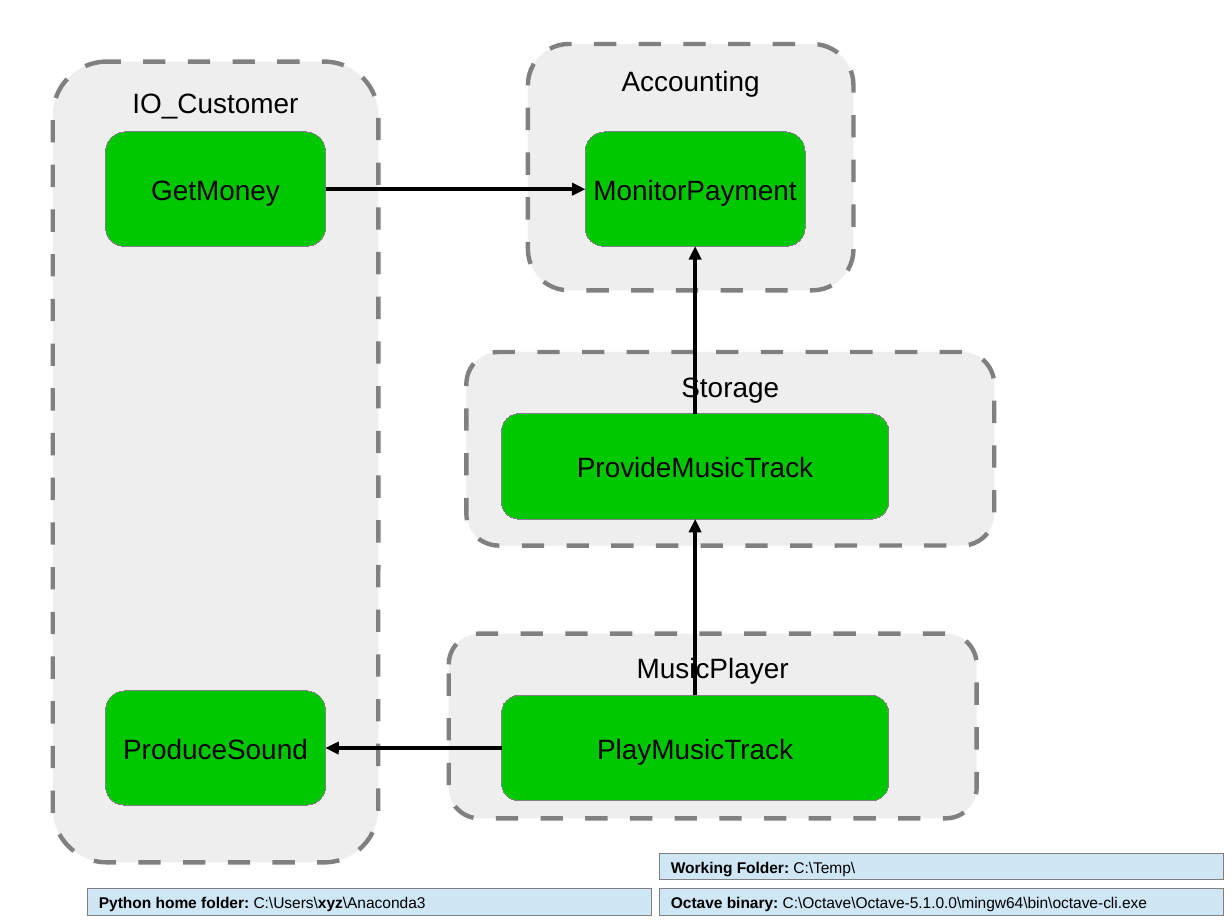
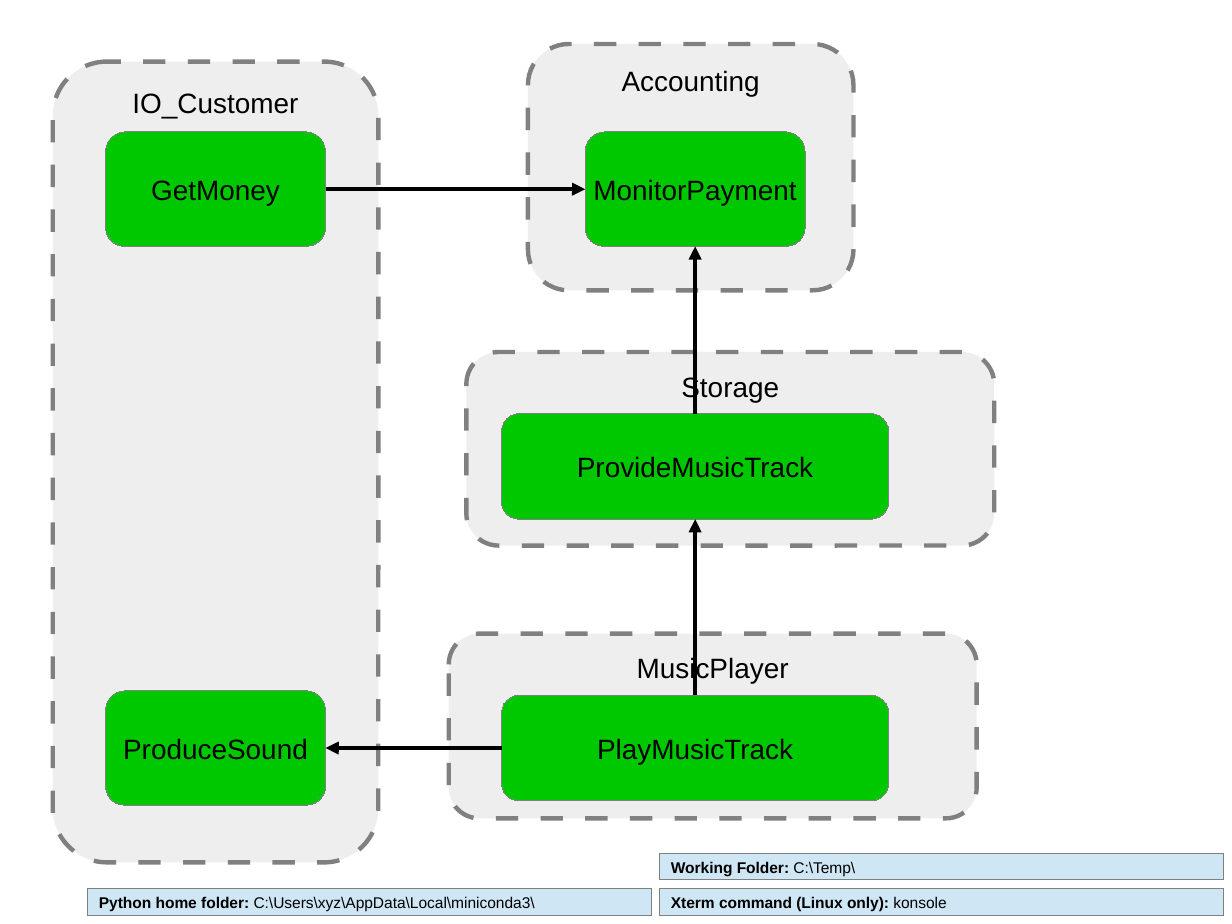
Before and after one commit to GfSE/fas4sysmlv2, a slide deck: slide 3 of src/io/usecase-activity-editor/fas_frontend.odp. Drawn at 1232x924 pixels with LibreOffice and Linux fonts; fonts in the diff are those of the drawing. Boxes give left, top, right and bottom in pixels: in the first picture for what was removed or moved away, otherwise in the second. Text is boxed around its words. In the diff, an @@ line names an element or a change of style, - is before the commit and + after.

Commit message:
Python replacement for remaining parts of the GNU Octave implementation

```diff
--- a/src/io/usecase-activity-editor/fas_frontend.odp
+++ b/src/io/usecase-activity-editor/fas_frontend.odp
@@ text in rectangle at [99,896,535,911]: text changed; bold off @@
-Python home folder: C:\Users\xyz\Anaconda3
+Python home folder: C:\Users\xyz\AppData\Local\miniconda3\
@@ text in rectangle at [671,896,946,911]: text changed; bold on @@
-Octave binary: C:\Octave\Octave-5.1.0.0\mingw64\bin\octave-cli.exe
+Xterm command (Linux only): konsole
```
Also in this commit, not shown: 2 other slides changed, 7 other files.
